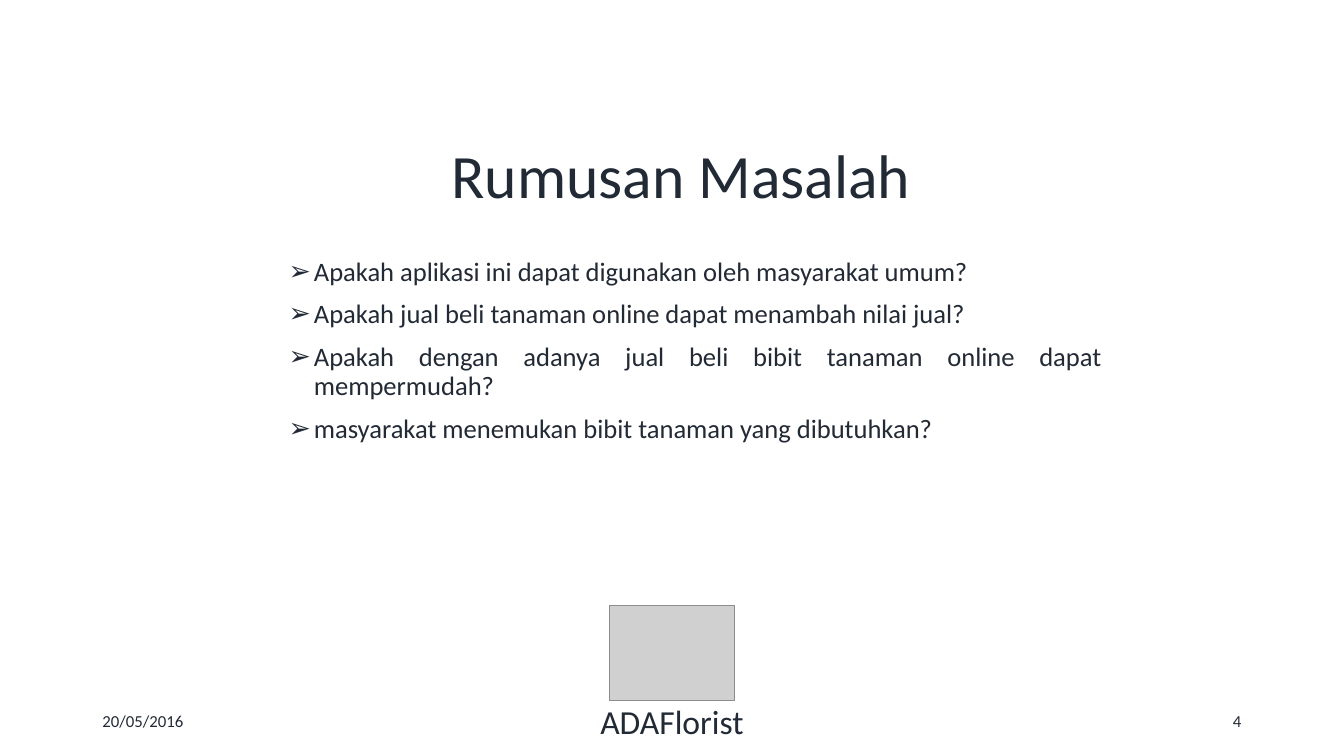
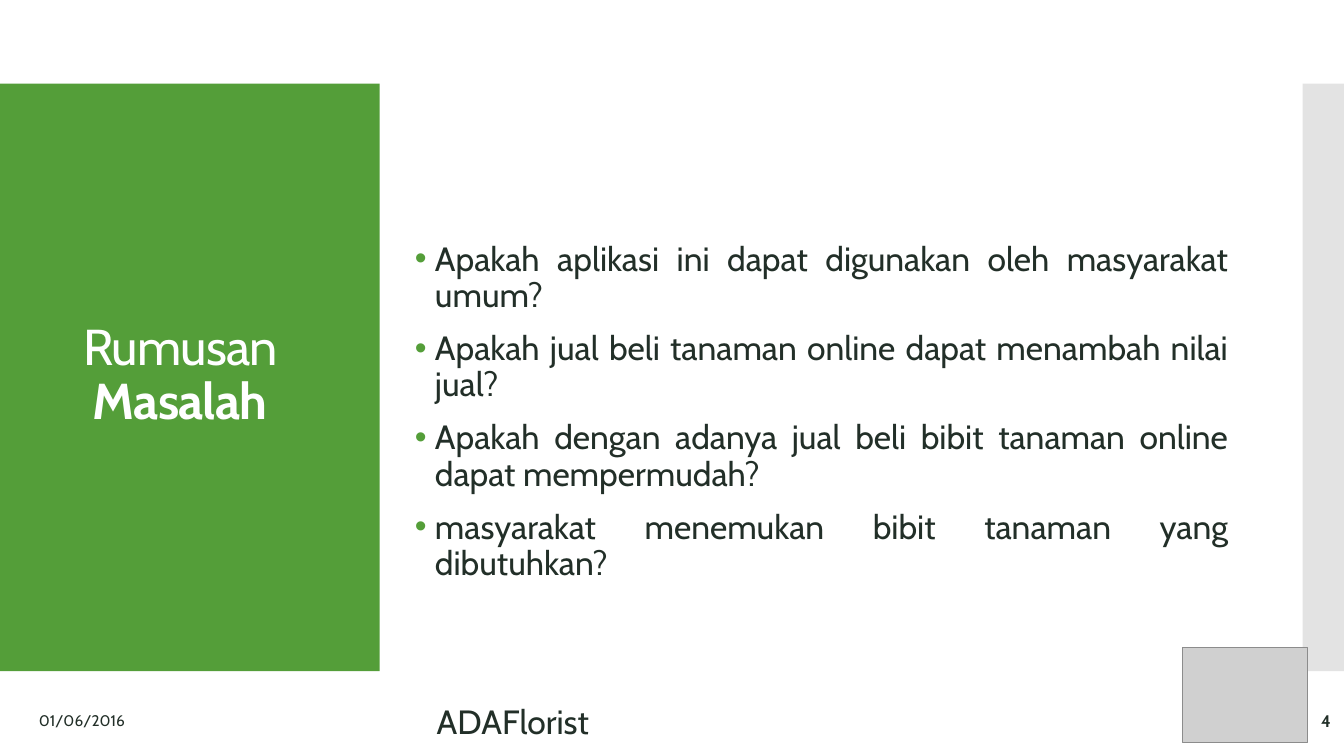
Before and after one commit to iqbalabiyoga/ADAFlorist, a slide deck: slide 4 of Adaflorist(1) - Presentasi.pptx. Drawn at 1344x756 pixels with LibreOffice and Linux fonts; fonts in the diff are those of the drawing; grey boxes stand for pictures. Boxes give left, top, right and bottom in pixels: in the first picture for what was removed or moved away, otherwise in the second. Text is boxed around its words. In the diff, an @@ line names an element or a change of style, - is before the commit and + after.

```diff
--- a/Adaflorist(1) - Presentasi.pptx
+++ b/Adaflorist(1) - Presentasi.pptx
@@ rectangle added at [0,84,380,671], fill #549E39 @@
@@ rectangle added at [1303,84,1344,671], fill #C8C8C8 at 50% opacity @@
@@ text "Apakah aplikasi ini dapat digunakan ...": place and size @@
-text "Apakah aplikasi ini dapat digunakan ..." at [314,262,1101,443]
+text "Apakah aplikasi ini dapat digunakan ..." at [435,245,1228,547]
@@ text "Apakah aplikasi ini dapat digunakan ..." at [435,245,1228,547]: size 19 to 24 pt, font Calibri to Cabin, text colour #222A35 to #223028; bullet ➢ to •; more space between paragraphs; vertical alignment top to middle @@
@@ title "Rumusan Masalah": place and size @@
-title "Rumusan Masalah" at [451,155,910,199]
+title "Rumusan Masalah" at [83,329,278,420]
@@ title "Rumusan Masalah" at [83,329,278,420]: size 44 to 36 pt, font Calibri to Cabin, text colour #222A35 to #FFFFFF, letter spacing 0 to -0.6 pt; bold on in "Masalah" @@
@@ picture: place and size @@
-picture at [609,606,735,701]
+picture at [1183,647,1309,742]
@@ text at [39,715,125,728]: text changed; size 12 to 11 pt; font Calibri to Cabin; text colour #222A35 to #223028 @@
-20/05/2016
+01/06/2016
@@ text "ADAFlorist": place and size @@
-text "ADAFlorist" at [600,710,743,735]
+text "ADAFlorist" at [437,708,589,735]
@@ text "ADAFlorist" at [437,708,589,735]: font Calibri to Cabin, text colour #222A35 to #223028; alignment centre to left @@
@@ page number: place and size @@
-page number at [1233,716,1241,727]
+page number at [1321,715,1331,727]
@@ page number at [1321,715,1331,727]: font Calibri to Cabin, text colour #222A35 to #223028, bold on @@
```
Also in this commit, not shown: 10 other slides changed, 1 slide added, 6 slides removed.
